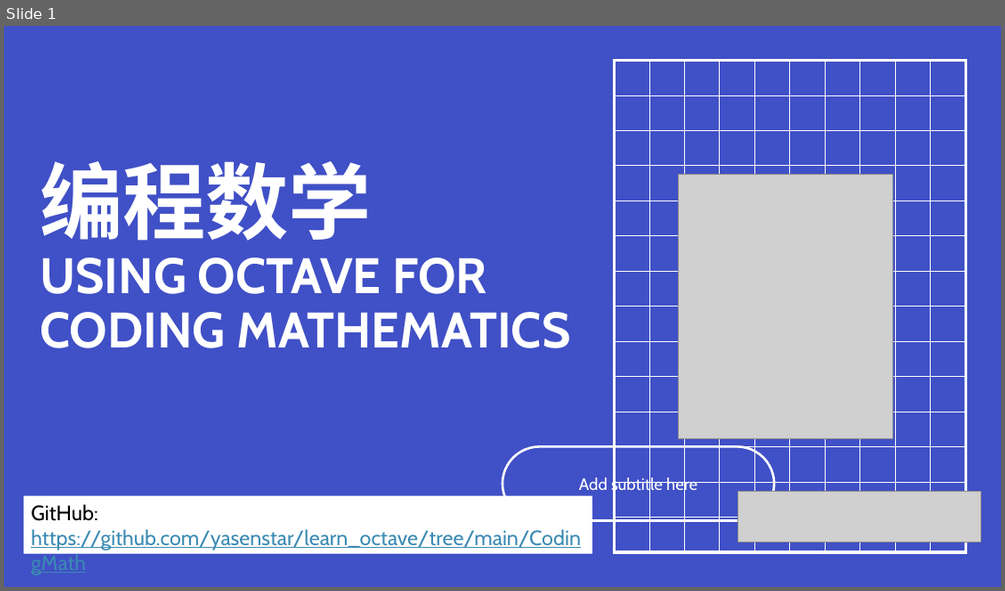
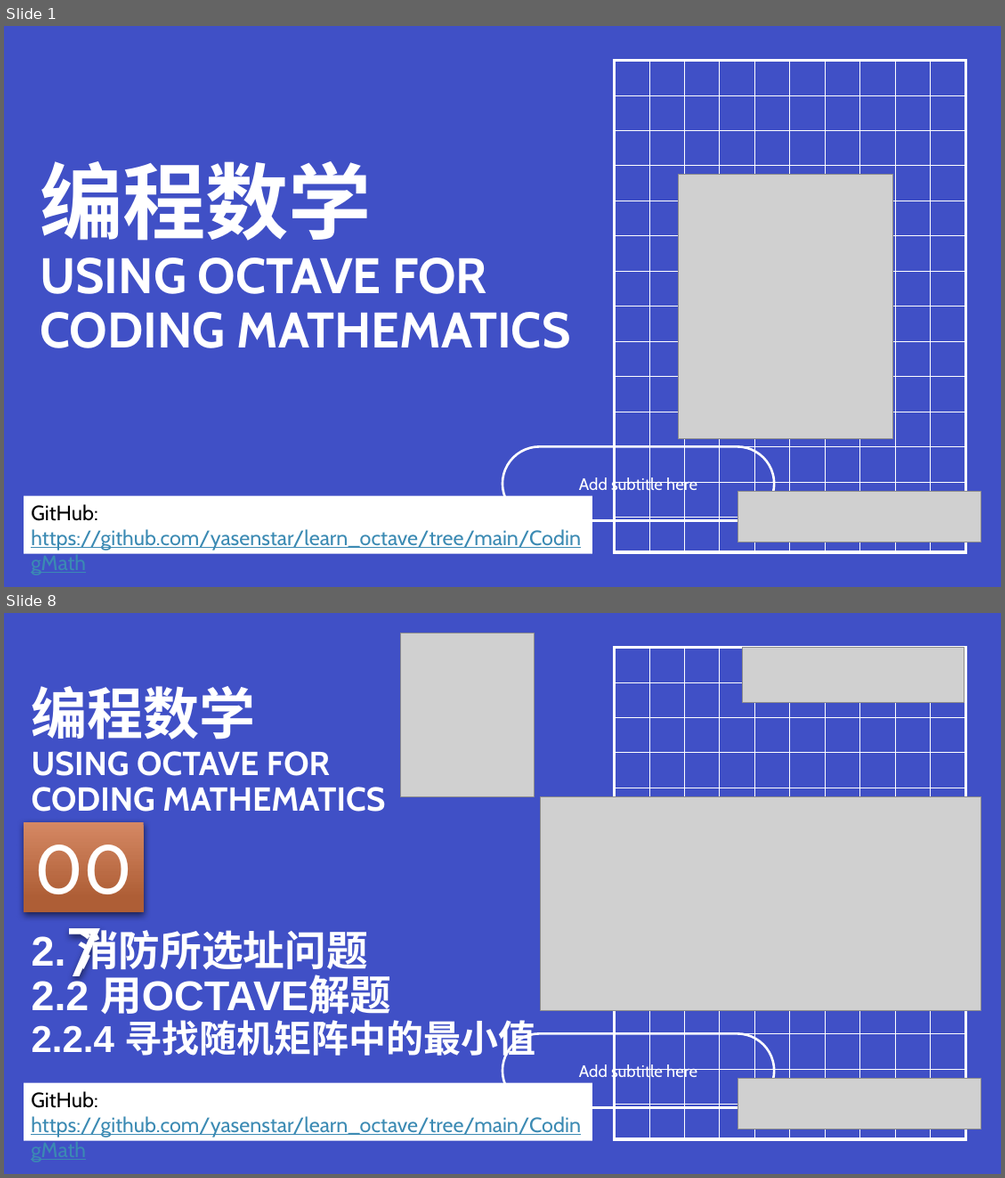
Before and after one commit to yasenstar/learn_octave, a slide deck: CodingMath/codingmath-covers.pptx. Shown one above the other, each under a label of ours: slide 1 before the commit, slides 1 and 8 after it; the slides between them are not shown. The pictures are 1005x591 and 1005x1178 pixels, drawn with LibreOffice and Linux fonts; fonts in the diff are those of the drawing; grey boxes stand for pictures. Boxes give left, top, right and bottom in pixels: in the first picture for what was removed or moved away, otherwise in the second. Text is boxed around its words. In the diff, an @@ line names an element or a change of style, - is before the commit and + after.

```diff
--- a/CodingMath/codingmath-covers.pptx
+++ b/CodingMath/codingmath-covers.pptx
@@ slide 8 added at (x1=4, y1=613, x2=1001, y2=1174), background #4050C6; not listed: 1 template element that a slide beside it also shows @@
@@ picture added at (x1=400, y1=633, x2=534, y2=797) @@
@@ picture added at (x1=742, y1=648, x2=964, y2=702) @@
@@ title added at (x1=32, y1=686, x2=385, y2=811), 32 pt, text #FFFFFF, bold @@
+编程数学
+USING OCTAVE FOR CODING MATHEMATICS
@@ picture added at (x1=540, y1=797, x2=981, y2=1010) @@
@@ rectangle added at (x1=24, y1=821, x2=143, y2=912), fill gradient #D58863 to #AF5F35, 66 pt, text #FFFFFF @@
+007
@@ text added at (x1=32, y1=928, x2=536, y2=1061), 40 pt, text #FFFFFF, bold @@
+2. 消防所选址问题
+2.2 用OCTAVE解题
+2.2.4 寻找随机矩阵中的最小值
@@ rectangle added at (x1=24, y1=1083, x2=591, y2=1140), fill #FFFFFF, 20 pt, text #3B8AB3, underline @@
+GitHub: https://github.com/yasenstar/learn_octave/tree/main/CodingMath
@@ picture added at (x1=738, y1=1078, x2=981, y2=1129) @@
```
Also in this commit, not shown: 6 slides changed, 2 other slides added, 5 other files.
